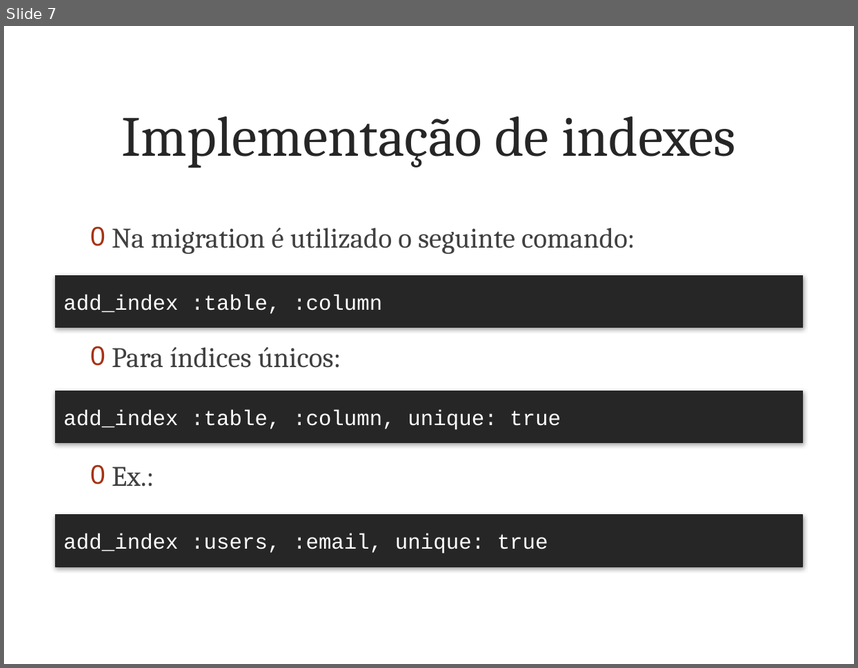
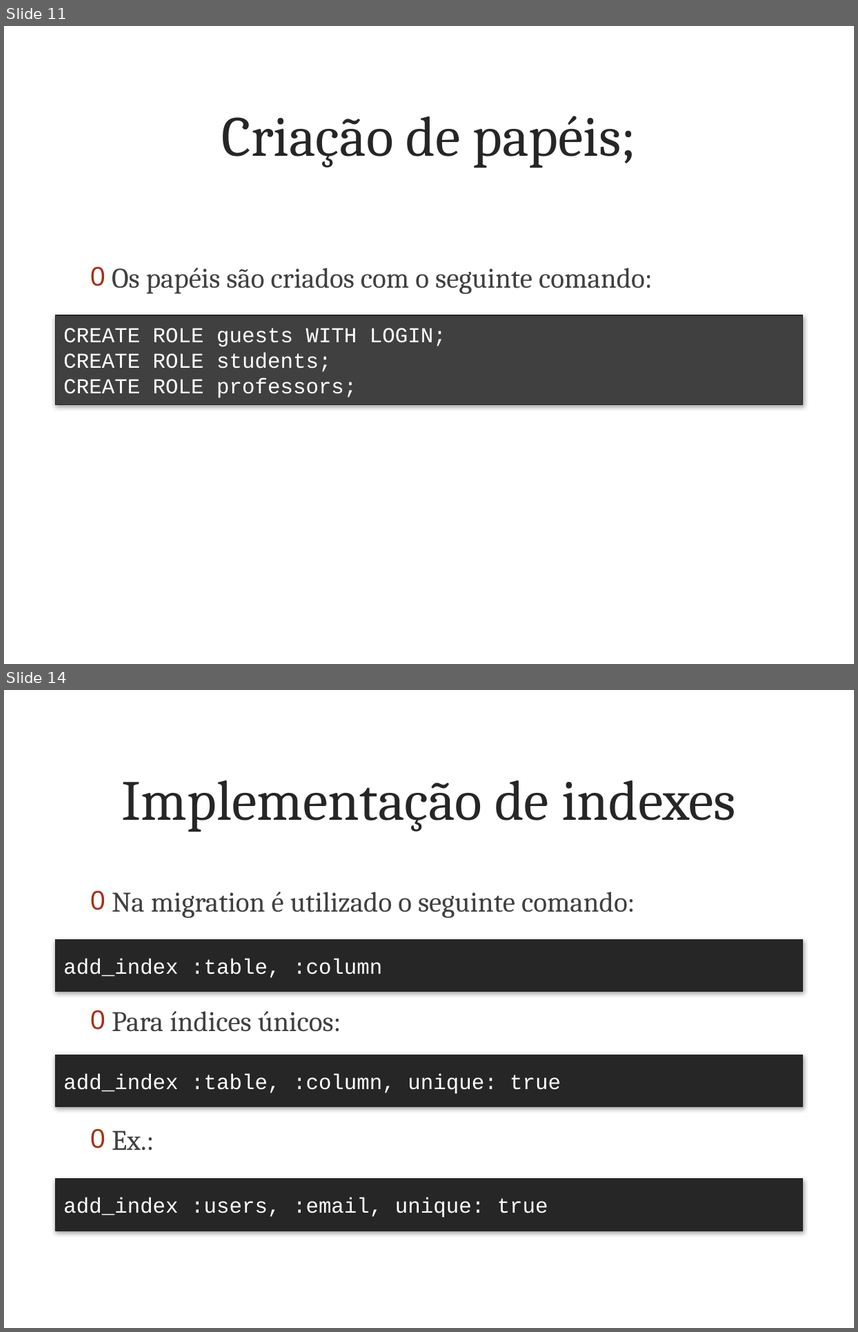
Before and after one commit to marcoafilho/my-last-project, a slide deck: doc/articles/part3/presentation.pptx. Shown one above the other, each under a label of ours: slide 7 before the commit, slides 11 and 14 after it; the slides between them are not shown. The pictures are 858x668 and 858x1332 pixels, drawn with LibreOffice and Linux fonts; fonts in the diff are those of the drawing; background and template pictures are left out. Boxes give left, top, right and bottom in pixels: in the first picture for what was removed or moved away, otherwise in the second. Text is boxed around its words. In the diff, an @@ line names an element or a change of style, - is before the commit and + after.

```diff
--- a/doc/articles/part3/presentation.pptx
+++ b/doc/articles/part3/presentation.pptx
@@ slide 11 added at bbox=[4, 26, 854, 664], background picture (left out) @@
@@ title added at bbox=[221, 116, 637, 168], 48 pt, text #262626 @@
+Criação de papéis;
@@ text added at bbox=[112, 267, 653, 294], 24 pt, text #404040 @@
+0 Os papéis são criados com o seguinte comando:
@@ rectangle added at bbox=[55, 315, 802, 404], fill #404040, outline #262626 0.75 pt, 18 pt, text #FFFFFF @@
+CREATE ROLE guests WITH LOGIN;
+CREATE ROLE students;
+CREATE ROLE professors;
@@ what was slide 7 is now slide 14 @@
```
Also in this commit, not shown: 1 slide changed, 11 other slides added, 5 slides removed, 39 other files.
